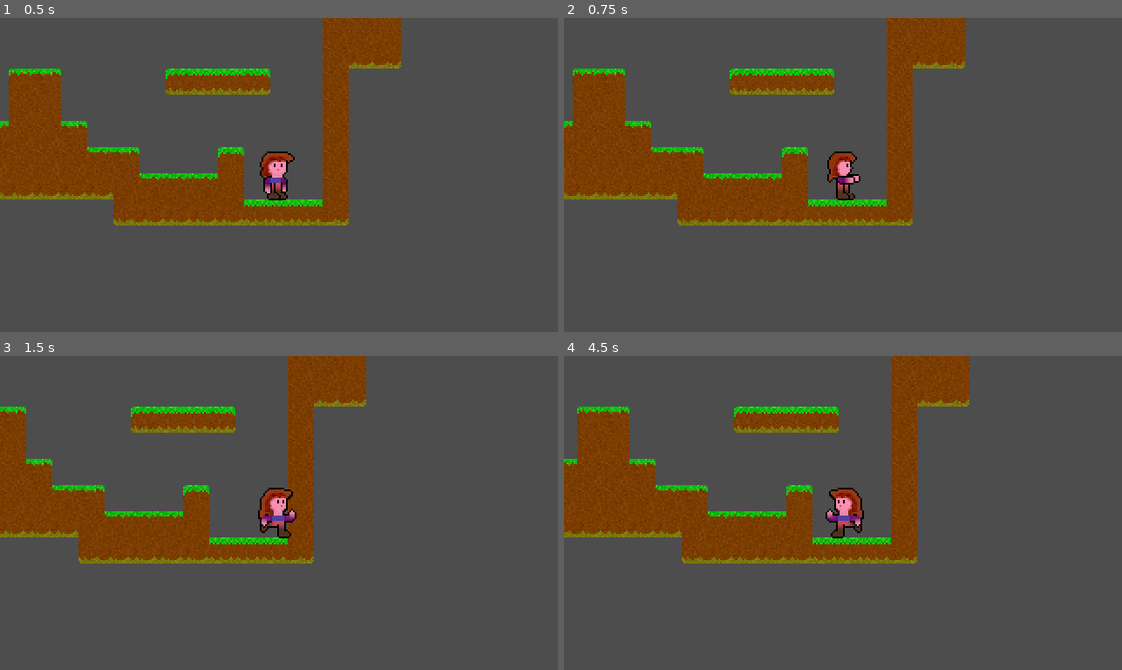
Above: before the commit, frames 1-4 (two rows, left to right).
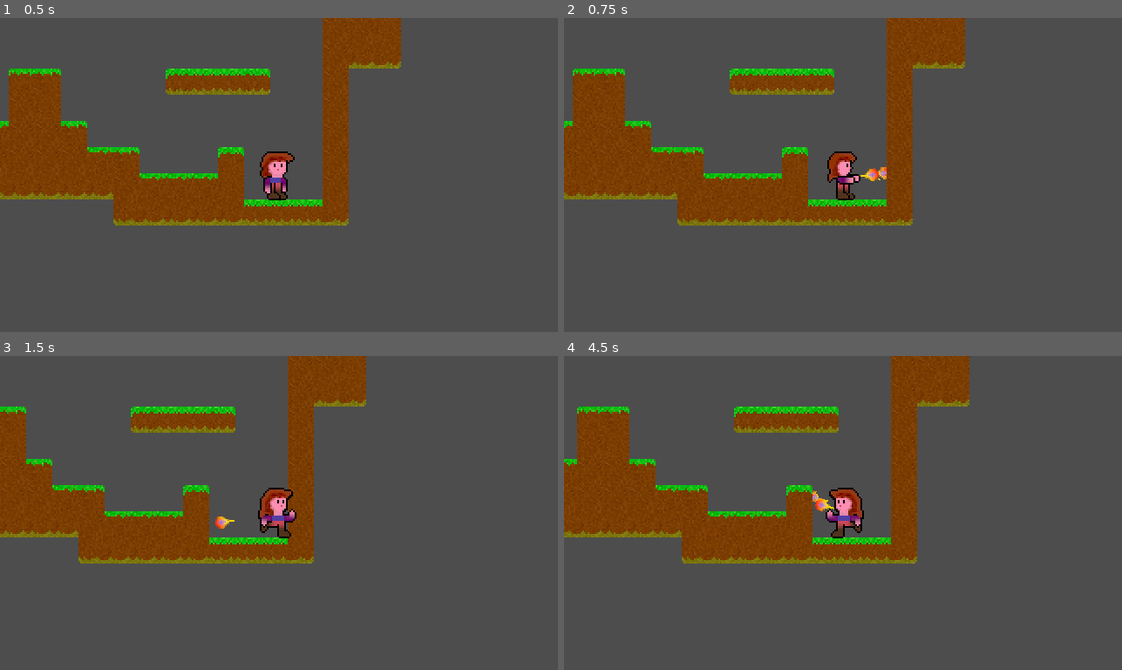
Above: after the commit, the same moments.

Repository: Teaching-myself-Godot/godot-zelia
Game: Godot game, scene res://world.tscn
Two runs of this game, one before a commit and one after it. Both use one fixed random seed, a clock stepped at 60 frames per second and the inputs below.
Inputs (mouse positions are in pixels of both pictures, inside the frame that each line leads up to):
- Up to frame 1 (0.5 s): no input
- Up to frame 2 (0.75 s): tap Enter at 0.5 s; move the mouse to (965, 159) at 0.52 s; press the mouse at (965, 159) at 0.53 s; hold D (Run right) from 0.53 s (still down)
- Up to frame 3 (1.5 s): keep holding D (Run right); tap W (Jump) at 0.77 s; tap Space at 1.25 s; move the mouse to (167, 528) at 1.27 s; release the mouse at (167, 528) at 1.28 s; click (167, 528) at 1.35 s
- Up to frame 4 (4.5 s): tap W (Jump) at 1.52, 3.02, 3.77 s; move the mouse to (898, 443) at 2.02 s; release D (Run right) at 2.03 s; press the mouse at (898, 443) at 2.03 s; hold A (Run left) 2.03-2.78 s; tap Enter at 2.75 s; move the mouse to (815, 575) at 2.77 s; release the mouse at (815, 575) at 2.78 s; hold D (Run right) 2.78-4.28 s; click (815, 575) at 2.85 s; move the mouse to (1010, 560) at 3.52 s; press the mouse at (1010, 560) at 3.53 s; tap Space at 4.25 s; move the mouse to (675, 465) at 4.27 s; release the mouse at (675, 465) at 4.28 s; hold A (Run left) from 4.28 s (still down); click (675, 465) at 4.35 s

Frame 1 is identical in both runs. In frame 2, 0.1% of the frame differs, in the area x 53-58%, y 47-52%; in frame 3, less than 0.1%; in frame 4, 0.1%.

Commit message:
fireballs added.

Diff:
--- a/player/player.gd
+++ b/player/player.gd
@@ -16,6 +16,11 @@
 var speed      = 170.0
 var jump_speed = -400.0
 
+# Cast fireball signal declaration
+signal cast_fire_magic(fireball, direction, location)
+
+# Fireball class
+var Fireball = preload("res://projectiles/fireball/Fireball.tscn")
 
 # Vector of L-stick
 func get_l_stick_axis_vec() -> Vector2:
@@ -61,6 +66,7 @@
 func handle_casting():
 	velocity.x = 0
 	set_orientation_by_cast_angle()
+
 
 # Handles landing, orientation and x-movement in the air
 func handle_airborne():
@@ -172,3 +178,11 @@
 
 	# Apply 2d physics engine's movement
 	move_and_slide()
+
+
+
+func _on_fireball_interval_timer_timeout():
+	if movement_state == MovementState.CASTING:
+		# elegant, yet no fit:
+		var origin = position + Vector2(10, 0).rotated(cast_angle) + Vector2(0, 2)
+		cast_fire_magic.emit(Fireball, cast_angle, origin)
--- a/player/player.tscn
+++ b/player/player.tscn
@@ -159,3 +159,9 @@
 stream = ExtResource("22_t6trb")
 
 [node name="Camera2D" type="Camera2D" parent="."]
+
+[node name="FireballIntervalTimer" type="Timer" parent="."]
+wait_time = 0.064
+autostart = true
+
+[connection signal="timeout" from="FireballIntervalTimer" to="." method="_on_fireball_interval_timer_timeout"]
--- a/project.godot
+++ b/project.godot
@@ -19,6 +19,7 @@
 
 window/size/viewport_width=320
 window/size/viewport_height=180
+window/size/mode=2
 window/stretch/mode="canvas_items"
 
 [input]
--- /dev/null
+++ b/projectiles/fireball/Fireball.gd
@@ -0,0 +1,22 @@
+extends Area2D
+
+@export var velocity = Vector2.ZERO
+
+
+func _ready():
+	$AnimatedSprite2D.play("default")
+
+func _physics_process(delta):
+	position += velocity * delta
+
+func _on_visible_on_screen_notifier_2d_screen_exited():
+	queue_free()
+
+
+func _on_body_entered(body):
+	$AnimatedSprite2D.play("dissipate")
+	$DissipateTimer.start()
+	velocity *= 0.1
+
+func _on_dissipate_timer_timeout():
+	queue_free()
--- /dev/null
+++ b/projectiles/fireball/Fireball.tscn
@@ -0,0 +1,64 @@
+[gd_scene load_steps=8 format=3 uid="uid://8r3vn0khhmme"]
+
+[ext_resource type="Texture2D" uid="uid://dpaswqnc52ch0" path="res://projectiles/fireball/fire-area-r.png" id="1_3qorx"]
+[ext_resource type="Script" path="res://projectiles/fireball/Fireball.gd" id="1_xcovs"]
+[ext_resource type="Texture2D" uid="uid://c22klym67jhre" path="res://projectiles/fireball/fire-dissipate-r-1.png" id="2_5bt4h"]
+[ext_resource type="Texture2D" uid="uid://dn7txsbvmx5em" path="res://projectiles/fireball/fire-dissipate-r-2.png" id="3_qerjc"]
+[ext_resource type="Texture2D" uid="uid://b6kdepagouwxt" path="res://projectiles/fireball/fire-dissipate-r-3.png" id="4_r5ct7"]
+
+[sub_resource type="SpriteFrames" id="SpriteFrames_4408p"]
+animations = [{
+"frames": [{
+"duration": 1.0,
+"texture": ExtResource("1_3qorx")
+}],
+"loop": true,
+"name": &"default",
+"speed": 15.0
+}, {
+"frames": [{
+"duration": 1.0,
+"texture": ExtResource("2_5bt4h")
+}, {
+"duration": 1.0,
+"texture": ExtResource("3_qerjc")
+}, {
+"duration": 1.0,
+"texture": ExtResource("4_r5ct7")
+}],
+"loop": true,
+"name": &"dissipate",
+"speed": 15.0
+}]
+
+[sub_resource type="CircleShape2D" id="CircleShape2D_aaa0d"]
+radius = 4.0
+
+[node name="Fireball" type="Area2D"]
+show_behind_parent = true
+position = Vector2(18, 10)
+collision_layer = 2
+collision_mask = 2
+script = ExtResource("1_xcovs")
+metadata/_edit_group_ = true
+
+[node name="AnimatedSprite2D" type="AnimatedSprite2D" parent="."]
+sprite_frames = SubResource("SpriteFrames_4408p")
+animation = &"dissipate"
+frame_progress = 0.323137
+
+[node name="CollisionShape2D" type="CollisionShape2D" parent="."]
+position = Vector2(2, 0)
+shape = SubResource("CircleShape2D_aaa0d")
+
+[node name="VisibleOnScreenNotifier2D" type="VisibleOnScreenNotifier2D" parent="."]
+position = Vector2(1, 1.19209e-07)
+scale = Vector2(1, 0.6)
+
+[node name="DissipateTimer" type="Timer" parent="."]
+wait_time = 0.1
+one_shot = true
+
+[connection signal="body_entered" from="." to="." method="_on_body_entered"]
+[connection signal="screen_exited" from="VisibleOnScreenNotifier2D" to="." method="_on_visible_on_screen_notifier_2d_screen_exited"]
+[connection signal="timeout" from="DissipateTimer" to="." method="_on_dissipate_timer_timeout"]
--- a/world.gd
+++ b/world.gd
@@ -1,15 +1,16 @@
 extends TileMap
 
-
-# Called when the node enters the scene tree for the first time.
-func _ready():
-	pass # Replace with function body.
-
-
-# Called every frame. 'delta' is the elapsed time since the previous frame.
 func _process(delta):
 	if Input.is_action_just_pressed("toggle_fullscreen"):
 		if DisplayServer.window_get_mode() == DisplayServer.WINDOW_MODE_WINDOWED:
 			DisplayServer.window_set_mode(DisplayServer.WINDOW_MODE_FULLSCREEN)
 		else:
 			DisplayServer.window_set_mode(DisplayServer.WINDOW_MODE_WINDOWED)
+
+
+func _on_player_cast_fire_magic(Fireball, direction, location):
+	var fireball = Fireball.instantiate()
+	add_child(fireball)
+	fireball.rotation = direction
+	fireball.position = location
+	fireball.velocity = Vector2.from_angle(direction) * 150.0
--- a/world.tscn
+++ b/world.tscn
@@ -1,10 +1,11 @@
-[gd_scene load_steps=10 format=3 uid="uid://7ccsjx3fean8"]
+[gd_scene load_steps=11 format=3 uid="uid://7ccsjx3fean8"]
 
 [ext_resource type="Texture2D" uid="uid://cd163dlcpxdpl" path="res://surface_maps/grass-and-dirt/1.png" id="1_4u2ns"]
 [ext_resource type="Texture2D" uid="uid://b1bem3hrbt5do" path="res://surface_maps/stonewall/1.png" id="2_pdfc8"]
 [ext_resource type="PackedScene" uid="uid://bu64mps4ovkil" path="res://player/player.tscn" id="2_y13bk"]
 [ext_resource type="Texture2D" uid="uid://bs2oogwdwj73j" path="res://surface_maps/tree-trunk/1.png" id="3_r77rj"]
 [ext_resource type="Script" path="res://world.gd" id="4_aygfq"]
+[ext_resource type="PackedScene" uid="uid://8r3vn0khhmme" path="res://projectiles/fireball/Fireball.tscn" id="6_ymt3l"]
 
 [sub_resource type="TileSetAtlasSource" id="TileSetAtlasSource_plf1x"]
 resource_name = "grass-and-dirt"
@@ -411,7 +412,8 @@
 
 [sub_resource type="TileSet" id="TileSet_01qsw"]
 tile_size = Vector2i(15, 15)
-physics_layer_0/collision_layer = 1
+physics_layer_0/collision_layer = 3
+physics_layer_0/collision_mask = 3
 terrain_set_0/mode = 2
 terrain_set_0/terrain_0/name = "Grass and Dirt"
 terrain_set_0/terrain_0/color = Color(0.666667, 0.945098, 0.639216, 1)
@@ -424,11 +426,20 @@
 sources/2 = SubResource("TileSetAtlasSource_huli6")
 
 [node name="World" type="TileMap"]
+z_index = 1
 tile_set = SubResource("TileSet_01qsw")
 cell_quadrant_size = 15
 format = 2
 layer_0/tile_data = PackedInt32Array(524296, 262144, 2, 458760, 65536, 65537, 393224, 327680, 0, 524295, 262144, 2, 458 …(2189 unchanged characters)…
 script = ExtResource("4_aygfq")
 
+[node name="Fireball" parent="." instance=ExtResource("6_ymt3l")]
+visible = false
+z_as_relative = false
+position = Vector2(263, 118)
+
 [node name="Player" parent="." instance=ExtResource("2_y13bk")]
+z_index = 1
 position = Vector2(245, 108)
+
+[connection signal="cast_fire_magic" from="Player" to="." method="_on_player_cast_fire_magic"]
Binary file added: projectiles/fireball/fire-area-r.png
Not shown, added: projectiles/fireball/fire-area-r.png.import
Binary file added: projectiles/fireball/fire-dissipate-r-1.png
Not shown, added: projectiles/fireball/fire-dissipate-r-1.png.import
Binary file added: projectiles/fireball/fire-dissipate-r-2.png
Not shown, added: projectiles/fireball/fire-dissipate-r-2.png.import
Binary file added: projectiles/fireball/fire-dissipate-r-3.png
Not shown, added: projectiles/fireball/fire-dissipate-r-3.png.import
